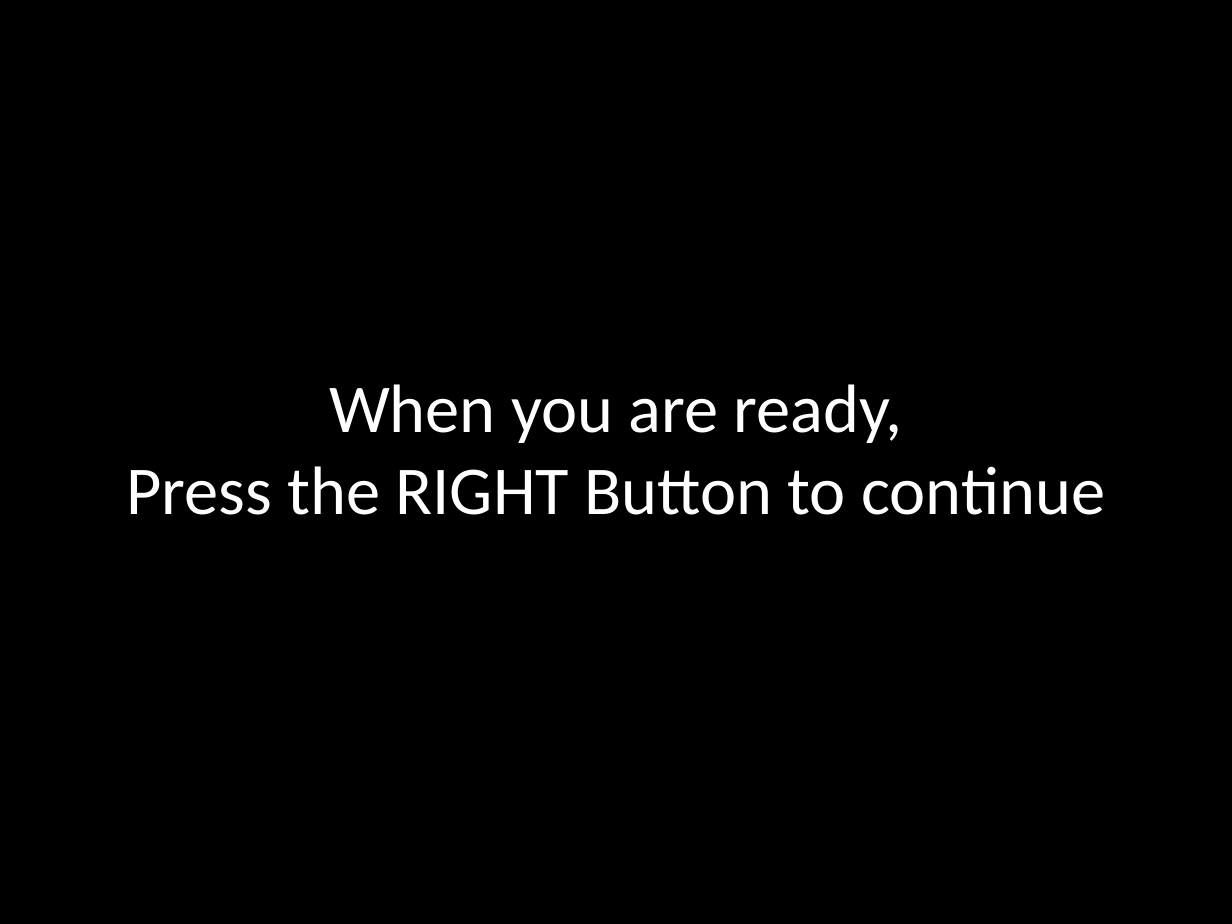
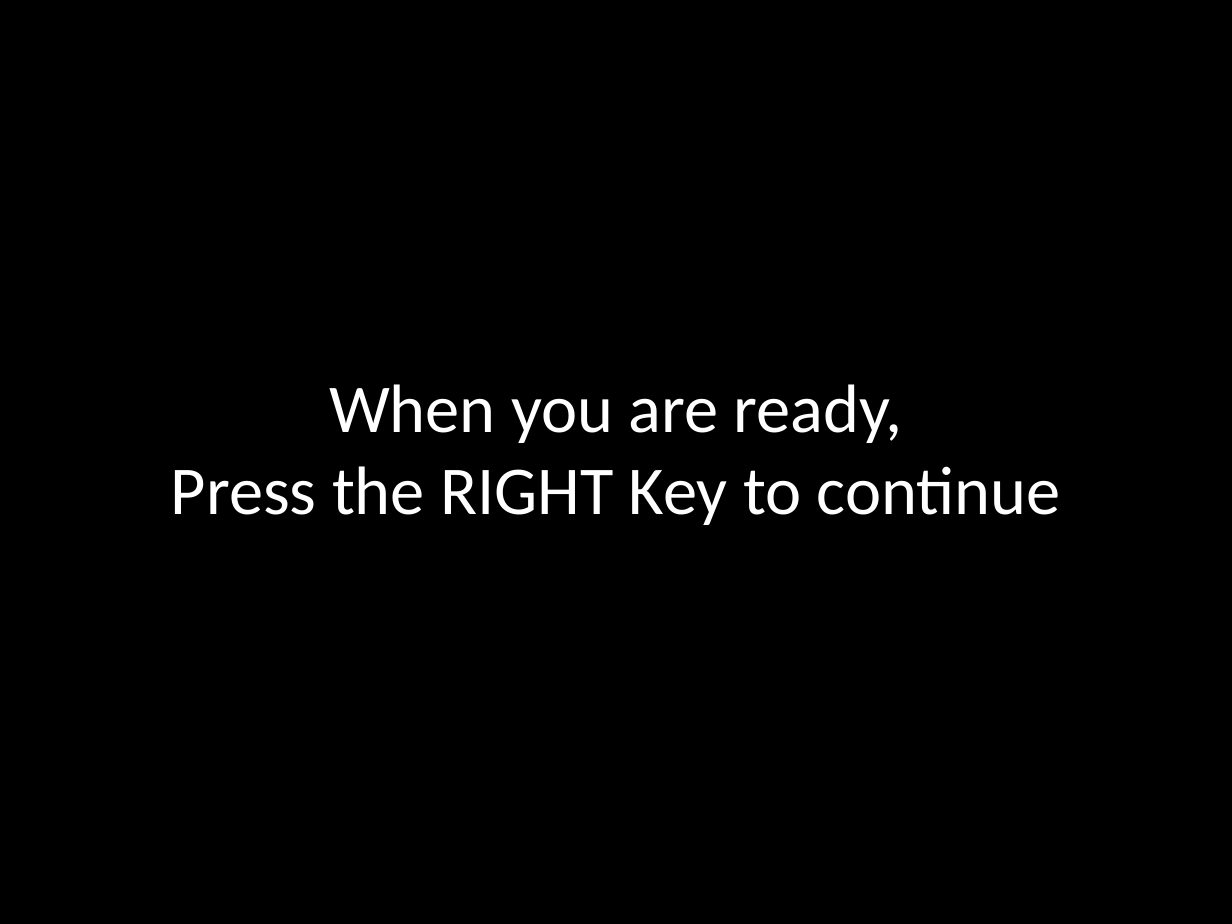
Before and after one commit to laureate-institute-for-brain-research/StimToolOnline, a slide deck: slide 5 of public/js/tasks/ncair/media/Ncair_Remote_Instructions.pptx (slide 3 before the commit). Drawn at 1232x924 pixels with LibreOffice and Linux fonts; fonts in the diff are those of the drawing. Boxes give left, top, right and bottom in pixels: in the first picture for what was removed or moved away, otherwise in the second. Text is boxed around its words. In the diff, an @@ line names an element or a change of style, - is before the commit and + after.

```diff
--- a/public/js/tasks/ncair/media/Ncair_Remote_Instructions.pptx
+++ b/public/js/tasks/ncair/media/Ncair_Remote_Instructions.pptx
@@ text at [171, 466, 1061, 525]: text changed @@
-Press the RIGHT Button to continue
+Press the RIGHT Key to continue
```
Also in this commit, not shown: 4 other slides changed, 2 slides added, 19 other files.
